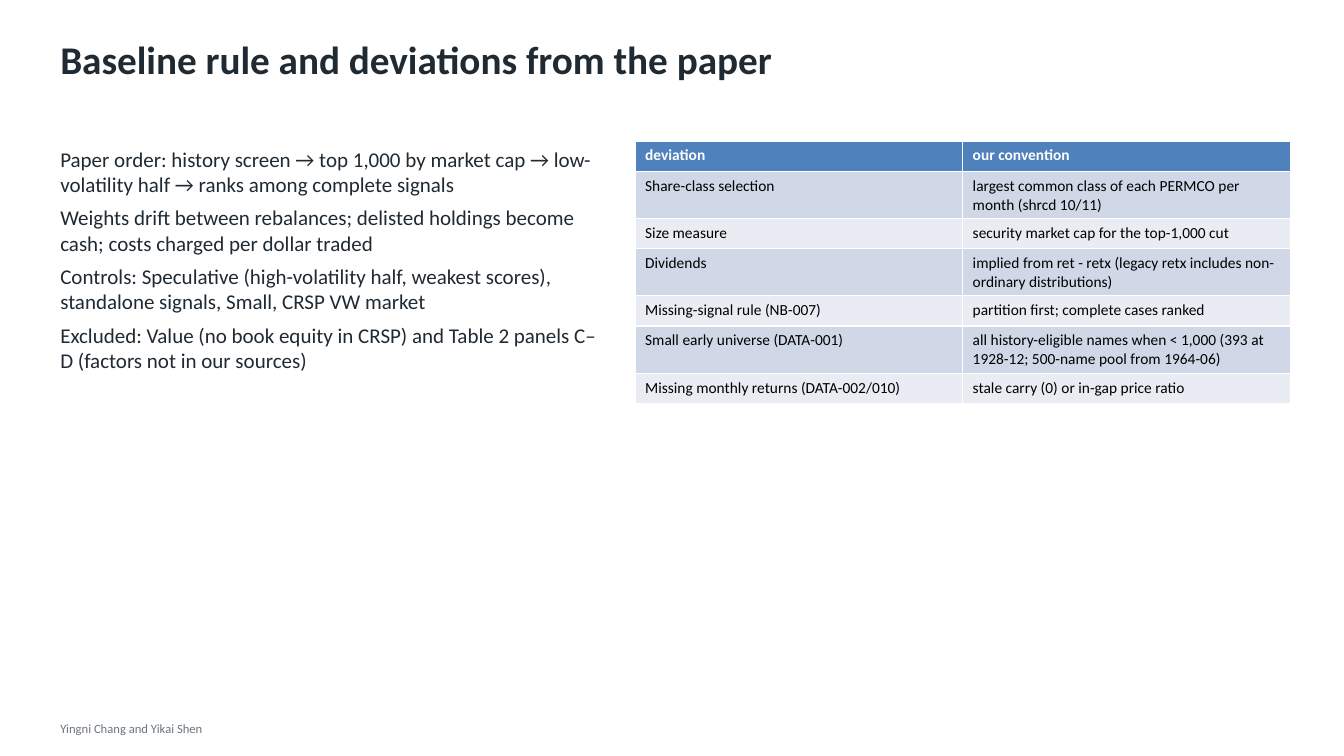
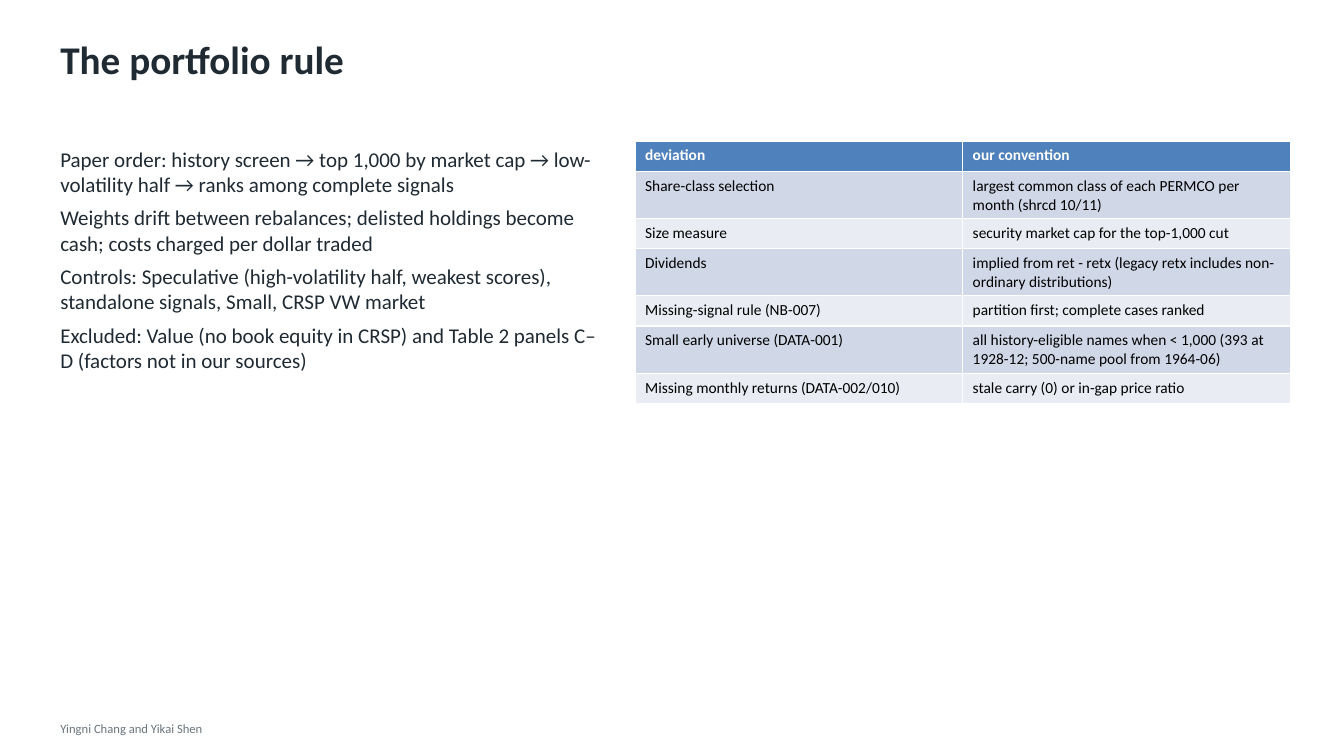
Before and after one commit to yingnichang/MTH9897, a slide deck: slide 4 of Final/presentation/conservative_formula.pptx. Drawn at 1344x756 pixels with LibreOffice and Linux fonts; fonts in the diff are those of the drawing. Boxes give left, top, right and bottom in pixels: in the first picture for what was removed or moved away, otherwise in the second. Text is boxed around its words. In the diff, an @@ line names an element or a change of style, - is before the commit and + after.

```diff
--- a/Final/presentation/conservative_formula.pptx
+++ b/Final/presentation/conservative_formula.pptx
@@ text at bbox=[60, 46, 344, 80]: text changed @@
-Baseline rule and deviations from the paper
+The portfolio rule
```
Also in this commit, not shown: 17 other slides changed, 11 other files.
